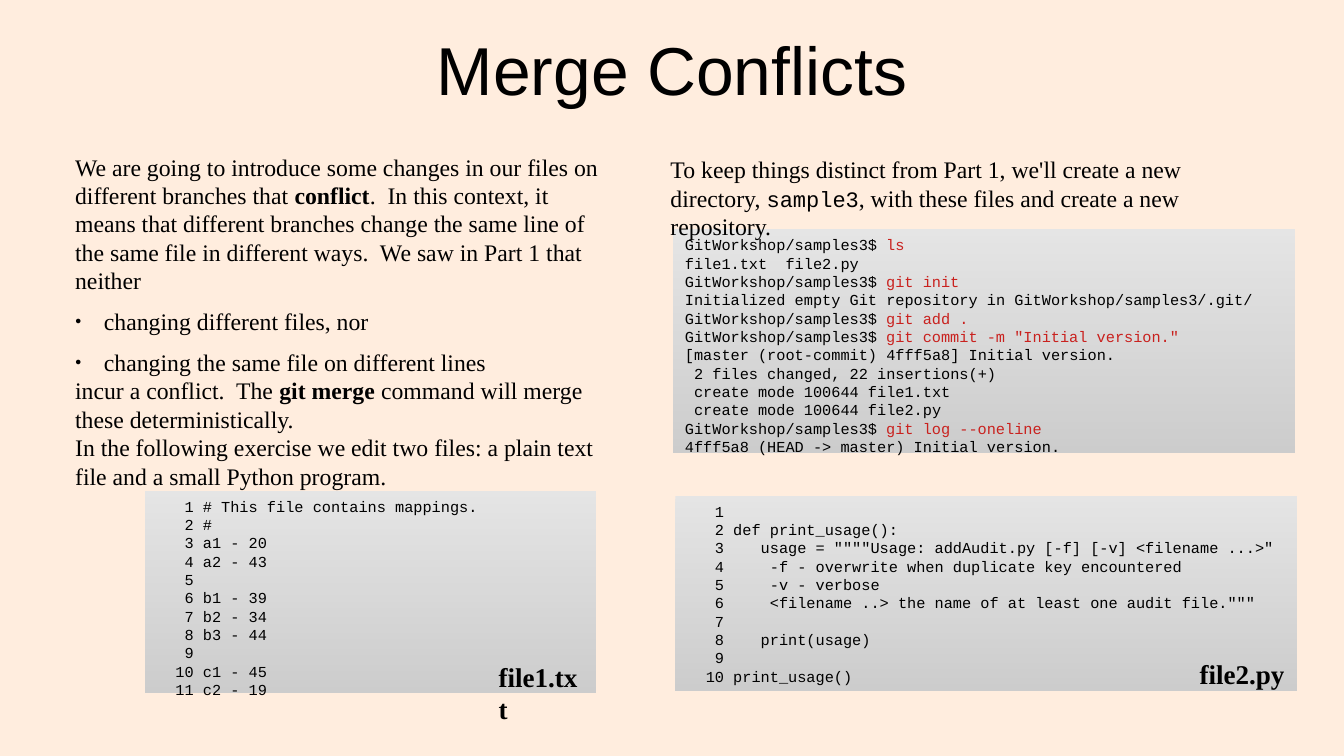
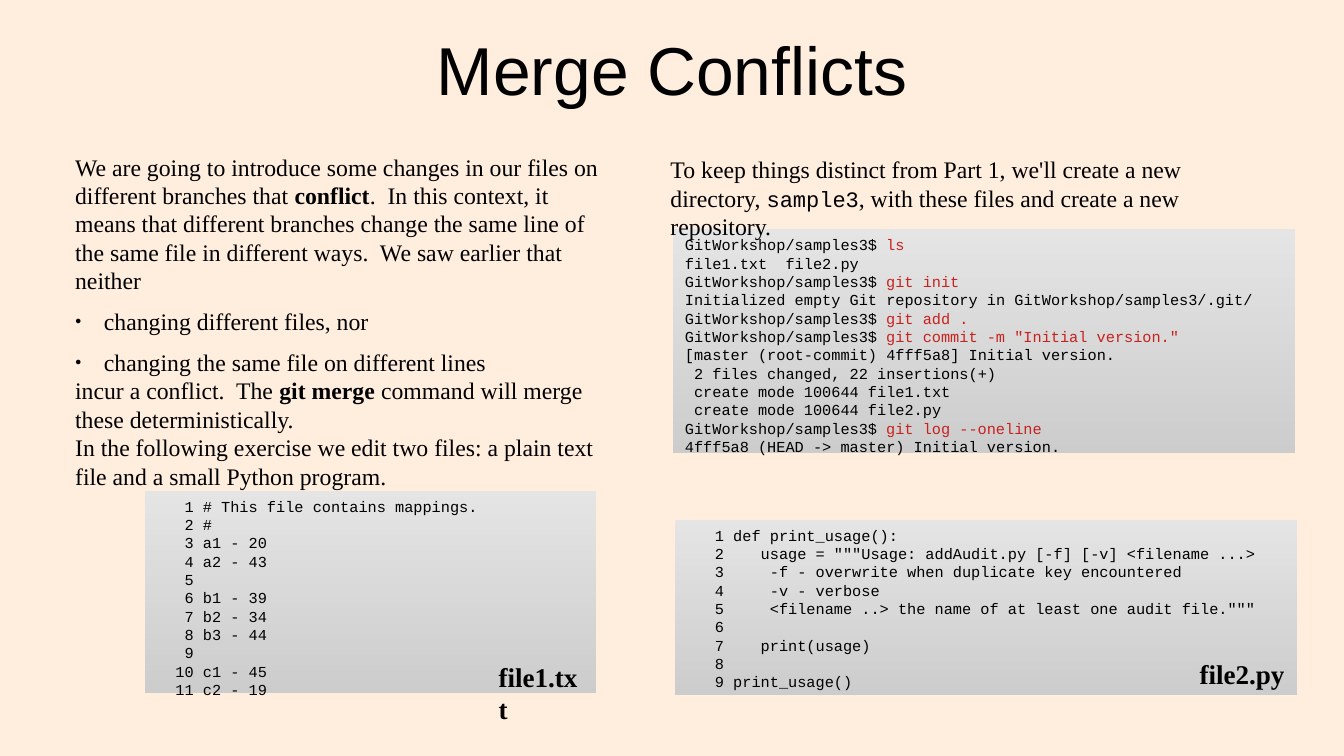
Before and after one commit to lacounty-isab/workshops, a slide deck: slide 13 of git/GitWorkshop2.odp. Drawn at 1344x756 pixels with LibreOffice and Linux fonts; fonts in the diff are those of the drawing. Boxes give left, top, right and bottom in pixels: in the first picture for what was removed or moved away, otherwise in the second. Text is boxed around its words. In the diff, an @@ line names an element or a change of style, - is before the commit and + after.

Commit message:
Completed Exercise 8 on merge-conflicts; started Remote Repositories section.
This commit starts the re-organization of content in three parts
rather than just two.  The title pages do not reflect that yet.

```diff
--- a/git/GitWorkshop2.odp
+++ b/git/GitWorkshop2.odp
@@ text at [75,159,598,290]: text changed @@
-We are going to introduce some changes in our files on different branches that conflict. In this context, it means that different branches change the same line of the same file in different ways. We saw in Part 1 that neither
+We are going to introduce some changes in our files on different branches that conflict. In this context, it means that different branches change the same line of the same file in different ways. We saw earlier that neither
@@ rectangle "1 def print_usage():": place and size @@
-rectangle "1 def print_usage():" at [676,496,1298,692]
+rectangle "1 def print_usage():" at [676,520,1298,694]
@@ text in rectangle at [715,530,1255,690]: text changed @@
-1
-2 def print_usage():
-3 usage = """"Usage: addAudit.py [-f] [-v] <filename ...>"
-4 -f - overwrite when duplicate key encountered
-5 -v - verbose
-6 <filename ..> the name of at least one audit file."""
-7
-8 print(usage)
-9
-10 print_usage()
+1 def print_usage():
+2 usage = """Usage: addAudit.py [-f] [-v] <filename ...>
+3 -f - overwrite when duplicate key encountered
+4 -v - verbose
+5 <filename ..> the name of at least one audit file."""
+6
+7 print(usage)
+8
+9 print_usage()
```
Also in this commit, not shown: 5 other slides changed, 1 slide added, 6 other files.
